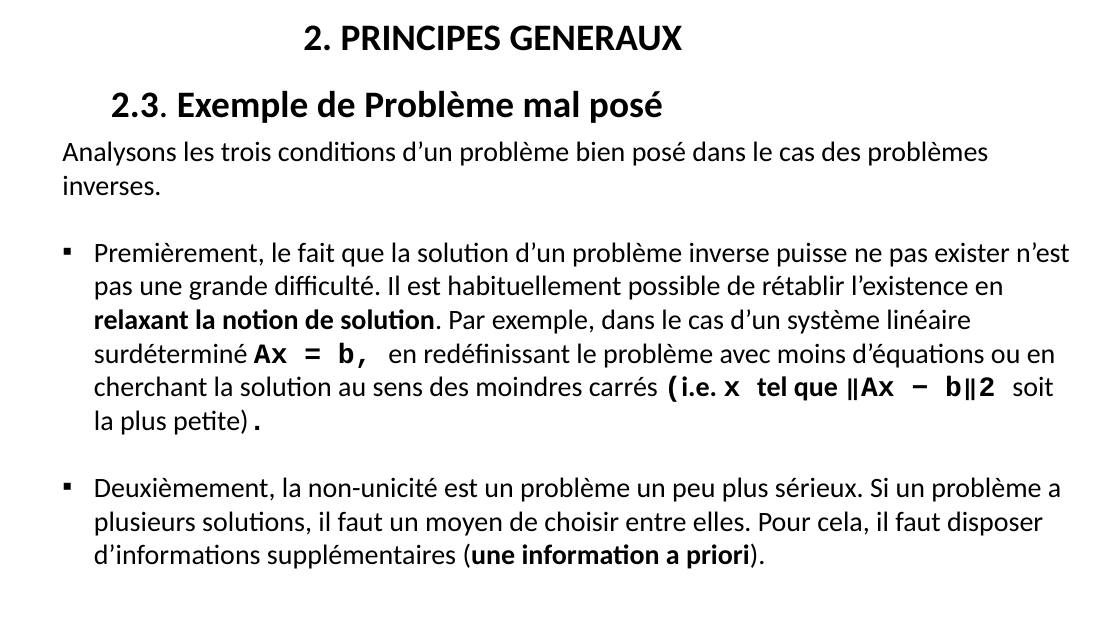
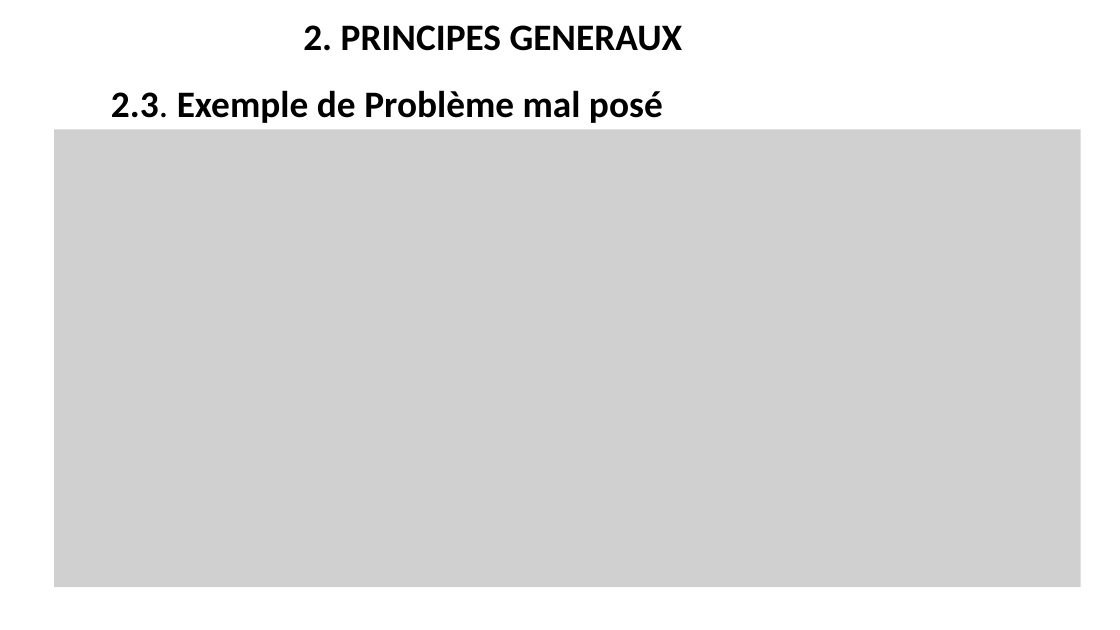
Before and after one commit to BenSaintKoff/COURS-ENSEA, a slide deck: slide 9 of LES PROBLEMES INVERSES.pptx. Drawn at 1120x630 pixels with LibreOffice and Linux fonts; fonts in the diff are those of the drawing; grey boxes stand for pictures. Boxes give left, top, right and bottom in pixels: in the first picture for what was removed or moved away, otherwise in the second. Text is boxed around its words. In the diff, an @@ line names an element or a change of style, - is before the commit and + after.

```diff
--- a/LES PROBLEMES INVERSES.pptx
+++ b/LES PROBLEMES INVERSES.pptx
@@ picture added at (54,129,1081,587) @@
@@ text removed at (62,141,1070,569) @@
-Analysons les trois conditions d’un problème bien posé dans le cas des problèmes inverses.
-▪ Premièrement, le fait que la solution d’un problème inverse puisse ne pas exister n’est pas une grande difficulté. Il est habituellement possible de rétablir l’existence en relaxant la notion de solution. Par exemple, dans le cas d’un système linéaire surdéterminé Ax = b, en redéfinissant le problème avec moins d’équations ou en cherchant la solution au sens des moindres carrés (i.e. x tel que ‖Ax − b‖2 soit la plus petite).
-▪ Deuxièmement, la non-unicité est un problème un peu plus sérieux. Si un problème a plusieurs solutions, il faut un moyen de choisir entre elles. Pour cela, il faut disposer d’informations supplémentaires (une information a priori).
```
Also in this commit, not shown: 9 other slides changed, 11 slides added.
